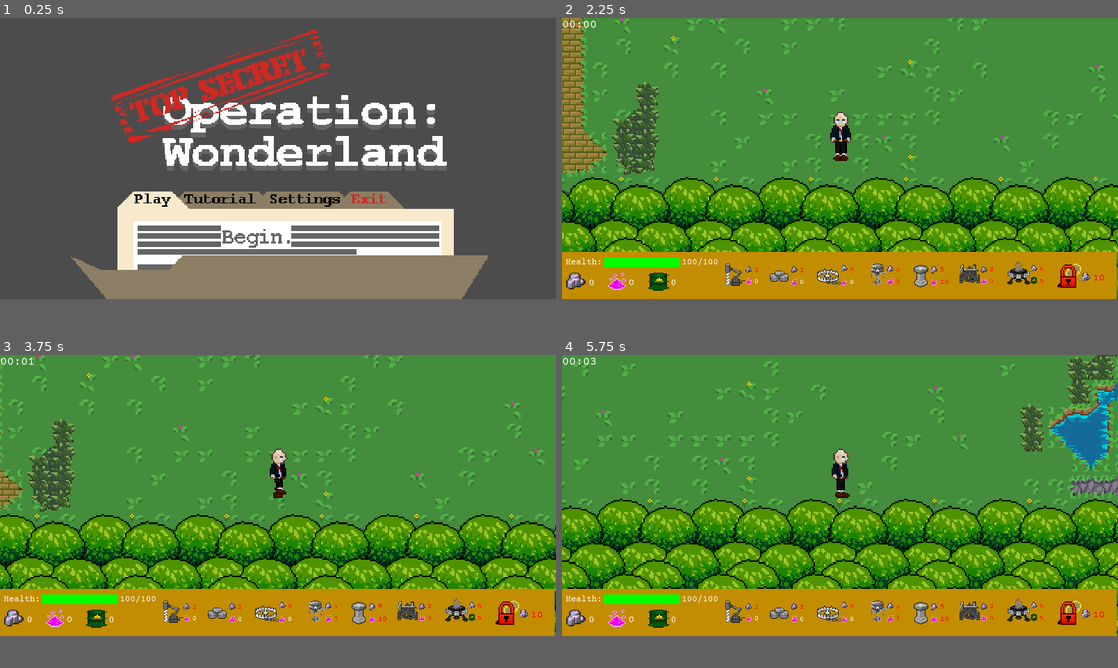
Above: before the commit, frames 1-4 (two rows, left to right).
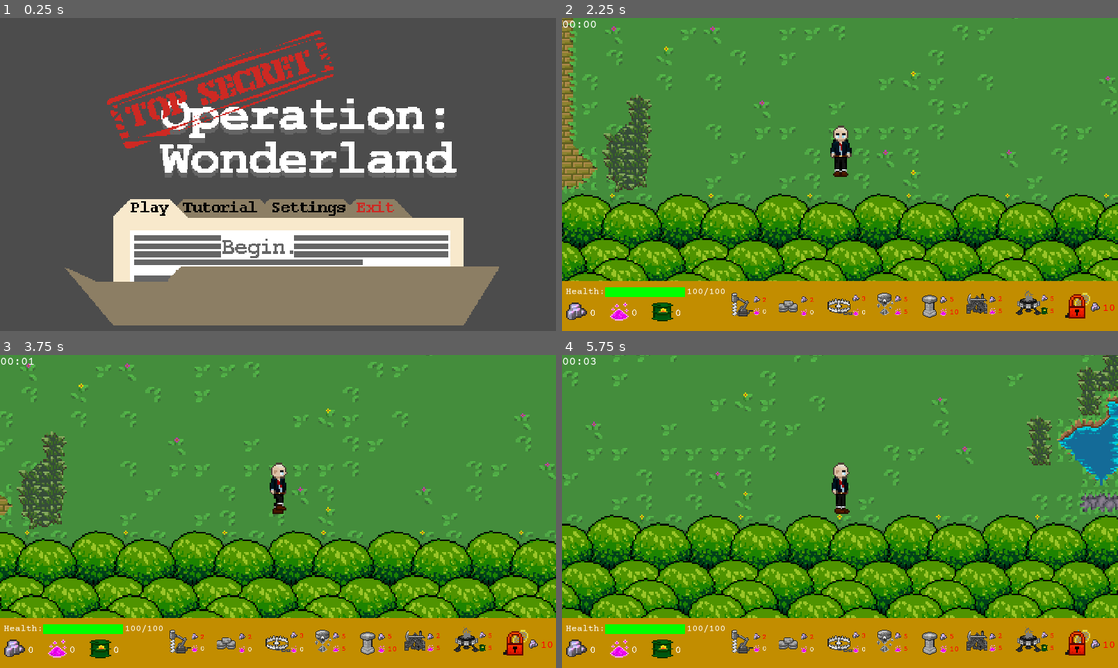
Above: after the commit, the same moments.

Repository: rakthalekk/CSC281-Project
Game: Godot game, scene res://src/MainMenu.tscn
Same seed, same stepped clock (60 frames per second), same inputs: the game is played once before the commit and once after it.
Inputs (mouse positions are in pixels of both pictures, inside the frame that each line leads up to; where the layout moved, square brackets give the same spot in the first picture):
- Up to frame 1 (0.25 s): no input
- Up to frame 2 (2.25 s): click (712, 187) [712, 199] at 0.5 s; click (712, 187) [712, 199] at 1.25 s; click (817, 221) [817, 237] at 2 s
- Up to frame 3 (3.75 s): click (517, 614) [505, 614] at 2.75 s; tap Enter at 3.5 s; move the mouse to (400, 480) at 3.52 s; hold D (right) from 3.53 s (still down); hold 1 (1) from 3.53 s (still down)
- Up to frame 4 (5.75 s): tap 2 (2) at 3.8, 4.35 s; move the mouse to (728, 508) at 4.27 s; release D (right) at 4.28 s; release 1 (1) at 4.28 s; hold S (down) 4.28-5.03 s; tap 3 (3) at 4.55 s; tap Space at 5 s; move the mouse to (895, 433) at 5.02 s; hold D (right) from 5.03 s (still down); hold 3 (3) from 5.03 s (still down); tap 4 (4) at 5.3 s
In our replay, the window is 800x405 before the commit and 800x451 after it. These sizes can differ from the game's own. Grey fills any space a smaller window leaves; there, only what the larger window draws over its background counts as a difference.

The runs differ from the first frame. In frame 1, 26% of the frame differs, in the area x 0-100%, y 3-100%; in frame 2, 40%; in frame 3, 39%; in frame 4, 43%, in the area x 0-100%, y 0-97%.

Commit message:
added fullscreen, changed resolution

Diff:
--- a/281-Project/project.godot
+++ b/281-Project/project.godot
@@ -57,11 +57,12 @@
 [autoload]
 
 Global="*res://src/Global.gd"
+Screen="*res://src/Screen.gd"
 
 [display]
 
-window/size/width=1500
-window/size/height=760
+window/size/width=1440
+window/size/height=810
 window/stretch/mode="2d"
 
 [importer_defaults]
@@ -186,6 +187,11 @@
 "events": [ Object(InputEventKey,"resource_local_to_scene":false,"resource_name":"","device":0,"alt":false,"shift":false,"control":false,"meta":false,"command":false,"pressed":false,"scancode":0,"physical_scancode":16777217,"unicode":0,"echo":false,"script":null)
  ]
 }
+fullscreen={
+"deadzone": 0.5,
+"events": [ Object(InputEventKey,"resource_local_to_scene":false,"resource_name":"","device":0,"alt":false,"shift":false,"control":false,"meta":false,"command":false,"pressed":false,"scancode":0,"physical_scancode":70,"unicode":0,"echo":false,"script":null)
+ ]
+}
 
 [layer_names]
 
--- a/281-Project/src/DeathMenu.tscn
+++ b/281-Project/src/DeathMenu.tscn
@@ -10,38 +10,32 @@
 anchor_right = 1.0
 anchor_bottom = 1.0
 script = ExtResource( 1 )
-__meta__ = {
-"_edit_use_anchors_": false
-}
 
 [node name="Sprite" type="Sprite" parent="."]
-position = Vector2( 760, 280 )
+position = Vector2( 736, 278 )
 texture = ExtResource( 3 )
 
 [node name="MainMenuButton" type="TextureButton" parent="."]
-margin_left = 806.0
-margin_top = 566.0
-margin_right = 1270.0
-margin_bottom = 666.0
+margin_left = 782.0
+margin_top = 564.0
+margin_right = 1246.0
+margin_bottom = 664.0
 rect_scale = Vector2( 0.75, 0.75 )
 texture_normal = ExtResource( 5 )
-__meta__ = {
-"_edit_use_anchors_": false
-}
 
 [node name="RestartButton" type="TextureButton" parent="."]
-margin_left = 344.0
-margin_top = 566.0
-margin_right = 808.0
-margin_bottom = 666.0
+margin_left = 320.0
+margin_top = 564.0
+margin_right = 784.0
+margin_bottom = 664.0
 rect_scale = Vector2( 0.75, 0.75 )
 texture_normal = ExtResource( 4 )
 
 [node name="QuitButton" type="TextureButton" parent="."]
-margin_left = 670.0
-margin_top = 668.0
-margin_right = 882.0
-margin_bottom = 768.0
+margin_left = 646.0
+margin_top = 666.0
+margin_right = 858.0
+margin_bottom = 766.0
 rect_scale = Vector2( 0.75, 0.75 )
 texture_normal = ExtResource( 2 )
 
--- a/281-Project/src/HUD.tscn
+++ b/281-Project/src/HUD.tscn
@@ -114,16 +114,16 @@
 script = ExtResource( 7 )
 
 [node name="Border" type="ColorRect" parent="."]
-margin_top = 632.0
-margin_right = 1496.0
-margin_bottom = 760.0
+margin_top = 680.0
+margin_right = 1440.0
+margin_bottom = 816.0
 color = Color( 0.764706, 0.556863, 0.00392157, 1 )
 
 [node name="Drill Item" type="TextureButton" parent="."]
 margin_left = 440.0
-margin_top = 664.0
+margin_top = 712.0
 margin_right = 576.0
-margin_bottom = 816.0
+margin_bottom = 864.0
 rect_scale = Vector2( 0.4, 0.4 )
 toggle_mode = true
 texture_normal = ExtResource( 5 )
@@ -172,9 +172,9 @@
 
 [node name="Wall Item" type="TextureButton" parent="."]
 margin_left = 560.0
-margin_top = 672.0
+margin_top = 720.0
 margin_right = 688.0
-margin_bottom = 800.0
+margin_bottom = 848.0
 rect_scale = Vector2( 0.4, 0.4 )
 toggle_mode = true
 texture_normal = ExtResource( 11 )
@@ -215,9 +215,9 @@
 
 [node name="Bear Trap Item" type="TextureButton" parent="."]
 margin_left = 688.0
-margin_top = 656.0
+margin_top = 704.0
 margin_right = 848.0
-margin_bottom = 816.0
+margin_bottom = 864.0
 rect_scale = Vector2( 0.4, 0.4 )
 toggle_mode = true
 texture_normal = ExtResource( 18 )
@@ -257,10 +257,10 @@
 scroll_active = false
 
 [node name="Turret Item" type="TextureButton" parent="."]
-margin_left = 832.0
-margin_top = 664.0
-margin_right = 940.0
-margin_bottom = 808.0
+margin_left = 816.0
+margin_top = 712.0
+margin_right = 924.0
+margin_bottom = 856.0
 rect_scale = Vector2( 0.4, 0.4 )
 toggle_mode = true
 texture_normal = ExtResource( 1 )
@@ -300,10 +300,10 @@
 scroll_active = false
 
 [node name="Heal Tower Item" type="TextureButton" parent="."]
-margin_left = 928.0
-margin_top = 656.0
-margin_right = 1088.0
-margin_bottom = 816.0
+margin_left = 912.0
+margin_top = 704.0
+margin_right = 1072.0
+margin_bottom = 864.0
 rect_scale = Vector2( 0.5, 0.5 )
 toggle_mode = true
 texture_normal = ExtResource( 12 )
@@ -345,10 +345,10 @@
 scroll_active = false
 
 [node name="Oil Rig Item" type="TextureButton" parent="."]
-margin_left = 1072.0
-margin_top = 656.0
-margin_right = 1208.0
-margin_bottom = 808.0
+margin_left = 1048.0
+margin_top = 704.0
+margin_right = 1184.0
+margin_bottom = 856.0
 rect_scale = Vector2( 0.4, 0.4 )
 toggle_mode = true
 texture_normal = ExtResource( 9 )
@@ -388,10 +388,10 @@
 scroll_active = false
 
 [node name="Fire Tower Item" type="TextureButton" parent="."]
-margin_left = 1200.0
-margin_top = 656.0
-margin_right = 1360.0
-margin_bottom = 816.0
+margin_left = 1176.0
+margin_top = 704.0
+margin_right = 1336.0
+margin_bottom = 864.0
 rect_scale = Vector2( 0.4, 0.4 )
 toggle_mode = true
 texture_normal = ExtResource( 10 )
@@ -432,9 +432,9 @@
 
 [node name="Health Bar" type="ColorRect" parent="."]
 margin_left = 112.0
-margin_top = 648.0
+margin_top = 696.0
 margin_right = 318.0
-margin_bottom = 674.0
+margin_bottom = 722.0
 color = Color( 0, 0, 0, 0.686275 )
 
 [node name="Text Label" type="RichTextLabel" parent="Health Bar"]
@@ -466,9 +466,9 @@
 
 [node name="Unobtainium Display" type="TextureRect" parent="."]
 margin_left = 8.0
-margin_top = 688.0
+margin_top = 736.0
 margin_right = 328.0
-margin_bottom = 968.0
+margin_bottom = 1016.0
 rect_scale = Vector2( 0.175, 0.175 )
 texture = ExtResource( 2 )
 expand = true
@@ -484,9 +484,9 @@
 
 [node name="Fairy Dust Display" type="TextureRect" parent="."]
 margin_left = 120.0
-margin_top = 686.0
+margin_top = 734.0
 margin_right = 440.0
-margin_bottom = 966.0
+margin_bottom = 1014.0
 rect_scale = Vector2( 0.175, 0.175 )
 texture = ExtResource( 4 )
 expand = true
@@ -502,9 +502,9 @@
 
 [node name="Dragon Oil Display" type="TextureRect" parent="."]
 margin_left = 232.0
-margin_top = 688.0
+margin_top = 736.0
 margin_right = 552.0
-margin_bottom = 968.0
+margin_bottom = 1016.0
 rect_scale = Vector2( 0.175, 0.175 )
 texture = ExtResource( 3 )
 expand = true
@@ -544,14 +544,11 @@
 margin_right = 320.0
 margin_bottom = 320.0
 color = Color( 0.654902, 0.654902, 0.654902, 1 )
-__meta__ = {
-"_edit_use_anchors_": false
-}
 
 [node name="Fairy Swatter" type="AnimatedSprite" parent="."]
-position = Vector2( 1368, 696 )
+position = Vector2( 1336, 744 )
 frames = SubResource( 9 )
-frame = 5
+frame = 2
 playing = true
 
 [node name="Fairy Swatter Lock" type="TextureButton" parent="Fairy Swatter"]
@@ -594,11 +591,15 @@
 modulate = Color( 1, 1, 1, 0.717647 )
 anchor_right = 1.0
 anchor_bottom = 1.0
+margin_left = -8.0
+margin_top = -8.0
+margin_right = 12.0
+margin_bottom = 8.0
 theme = SubResource( 10 )
 script = ExtResource( 13 )
 
 [node name="Sprite" type="Sprite" parent="PauseMenu"]
-position = Vector2( 744, 256 )
+position = Vector2( 724, 260 )
 texture = ExtResource( 15 )
 
 [node name="Button" type="TextureButton" parent="PauseMenu"]
@@ -606,10 +607,10 @@
 anchor_top = 0.5
 anchor_right = 0.5
 anchor_bottom = 0.5
-margin_left = -110.0
-margin_top = 140.0
-margin_right = 218.0
-margin_bottom = 240.0
+margin_left = -130.0
+margin_top = 136.0
+margin_right = 198.0
+margin_bottom = 236.0
 rect_scale = Vector2( 0.75, 0.75 )
 texture_normal = ExtResource( 16 )
 
@@ -618,10 +619,10 @@
 anchor_top = 0.5
 anchor_right = 0.5
 anchor_bottom = 0.5
-margin_left = -158.0
-margin_top = 228.0
-margin_right = 306.0
-margin_bottom = 328.0
+margin_left = -178.0
+margin_top = 224.0
+margin_right = 286.0
+margin_bottom = 324.0
 rect_scale = Vector2( 0.75, 0.75 )
 texture_normal = ExtResource( 17 )
 
--- a/281-Project/src/MainMenu.gd
+++ b/281-Project/src/MainMenu.gd
@@ -13,6 +13,7 @@
 onready var soundSliderVisual = $Folder/SoundSliderVisual
 
 func _ready():
+	#OS.window_fullscreen = true
 	disable_all()
 	_on_PlayTab_pressed()
 	MusicSliderVisual.rect_size.x = Global.music * 230
--- a/281-Project/src/MainMenu.tscn
+++ b/281-Project/src/MainMenu.tscn
@@ -12,12 +12,12 @@
 script = ExtResource( 1 )
 
 [node name="Logo" type="Sprite" parent="."]
-position = Vector2( 753, 222 )
+position = Vector2( 729.5, 222.5 )
 scale = Vector2( 0.75, 0.75 )
 texture = ExtResource( 2 )
 
 [node name="Folder" type="Sprite" parent="."]
-position = Vector2( 754, 632 )
+position = Vector2( 730.5, 632.5 )
 scale = Vector2( 0.75, 0.75 )
 texture = ExtResource( 3 )
 hframes = 4
@@ -46,9 +46,6 @@
 margin_top = -216.0
 margin_right = 225.0
 margin_bottom = -148.0
-__meta__ = {
-"_edit_use_anchors_": false
-}
 
 [node name="ExitTab" type="Button" parent="Folder"]
 self_modulate = Color( 1, 1, 1, 0 )
@@ -56,9 +53,6 @@
 margin_top = -215.0
 margin_right = 420.0
 margin_bottom = -156.0
-__meta__ = {
-"_edit_use_anchors_": false
-}
 
 [node name="StartButton" type="Button" parent="Folder"]
 self_modulate = Color( 1, 1, 1, 0 )
@@ -117,9 +111,6 @@
 margin_top = -105.0
 margin_right = 569.0
 margin_bottom = -34.0
-__meta__ = {
-"_edit_use_anchors_": false
-}
 
 [node name="Difficulty" type="Sprite" parent="Folder"]
 position = Vector2( 453.333, -72 )
@@ -132,9 +123,6 @@
 margin_top = -44.0
 margin_right = -144.0
 margin_bottom = 7.0
-__meta__ = {
-"_edit_use_anchors_": false
-}
 
 [node name="SoundSlider" type="Button" parent="Folder"]
 self_modulate = Color( 1, 1, 1, 0 )
--- /dev/null
+++ b/281-Project/src/Screen.gd
@@ -0,0 +1,62 @@
+# Credit to u/leanderish at r/godot for this script
+
+extends Node
+
+onready var vp = get_tree().get_root()
+onready var base_size = Vector2(1920, 1080)
+
+var fullscreen = true
+
+
+func _ready():
+	# Use whichever you would like by default
+	set_fullscreen()
+	#set_windowed()
+	pause_mode = Node.PAUSE_MODE_PROCESS
+
+
+func _input(event):
+	if event.is_action_pressed("fullscreen"):
+		if Screen.fullscreen:
+			Screen.set_windowed()
+		else:
+			Screen.set_fullscreen()
+
+
+func set_fullscreen():
+	var window_size = OS.get_screen_size()
+
+	if OS.get_name() == 'Windows' && window_size == base_size:
+				# Not sure if this works outside of Windows / native resolution.
+				#  - Mac didn't like it, nor smaller resolutions.
+		OS.set_window_fullscreen(true)
+
+	else:
+		var scale = min(window_size.x / base_size.x, window_size.y / base_size.y)
+		var scaled_size = (base_size * scale).round()
+
+		var margins = Vector2(window_size.x - scaled_size.x, window_size.y - scaled_size.y)
+		var screen_rect = Rect2((margins / 2).round(), scaled_size)
+
+		OS.set_borderless_window(true)
+		OS.set_window_position(OS.get_screen_position())
+		OS.set_window_size(Vector2(window_size.x, window_size.y + 1)) # Black magic?
+		vp.set_size(scaled_size) # Not sure this is strictly necessary
+		vp.set_attach_to_screen_rect(screen_rect)
+	fullscreen = true
+
+
+func set_windowed():
+	var window_size = OS.get_screen_size()
+	# I set the windowed version to an arbitrary 80% of screen size here
+	var scale = min(window_size.x / base_size.x, window_size.y / base_size.y) * .8
+	var scaled_size = (base_size * scale).round()
+
+	var window_x = (window_size.x / 2) - (scaled_size.x / 2)
+	var window_y = (window_size.y / 2) - (scaled_size.y / 2)
+	OS.set_borderless_window(false)
+	OS.set_window_fullscreen(false)
+	OS.set_window_position(Vector2(window_x, window_y))
+	OS.set_window_size(scaled_size)
+	vp.set_size(scaled_size)
+	fullscreen = false
--- a/281-Project/src/WinMenu.tscn
+++ b/281-Project/src/WinMenu.tscn
@@ -17,10 +17,10 @@
 script = ExtResource( 1 )
 
 [node name="QuitButton" type="TextureButton" parent="."]
-margin_left = 1323.0
-margin_top = 670.0
-margin_right = 1535.0
-margin_bottom = 770.0
+margin_left = 1280.0
+margin_top = 672.0
+margin_right = 1492.0
+margin_bottom = 772.0
 rect_scale = Vector2( 0.75, 0.75 )
 texture_normal = ExtResource( 3 )
 __meta__ = {
@@ -28,35 +28,32 @@
 }
 
 [node name="Sprite" type="Sprite" parent="."]
-position = Vector2( 725, 299 )
+position = Vector2( 684, 294 )
 texture = ExtResource( 2 )
 
 [node name="RestartButton" type="TextureButton" parent="."]
-margin_left = 817.0
-margin_top = 545.0
-margin_right = 1281.0
-margin_bottom = 645.0
+margin_left = 776.0
+margin_top = 540.0
+margin_right = 1240.0
+margin_bottom = 640.0
 rect_scale = Vector2( 0.75, 0.75 )
 texture_normal = ExtResource( 4 )
 
 [node name="MainMenuButton" type="TextureButton" parent="."]
-margin_left = 398.0
-margin_top = 545.0
-margin_right = 862.0
-margin_bottom = 645.0
+margin_left = 357.0
+margin_top = 540.0
+margin_right = 821.0
+margin_bottom = 640.0
 rect_scale = Vector2( 0.75, 0.75 )
 texture_normal = ExtResource( 5 )
-__meta__ = {
-"_edit_use_anchors_": false
-}
 
 [node name="TimeLabel" type="Label" parent="."]
 anchor_top = 1.0
 anchor_bottom = 1.0
-margin_left = 608.0
-margin_top = -104.0
-margin_right = 968.0
-margin_bottom = -48.0
+margin_left = 560.0
+margin_top = -114.0
+margin_right = 920.0
+margin_bottom = -58.0
 custom_fonts/font = SubResource( 1 )
 text = "Completed in 33:33"
 
